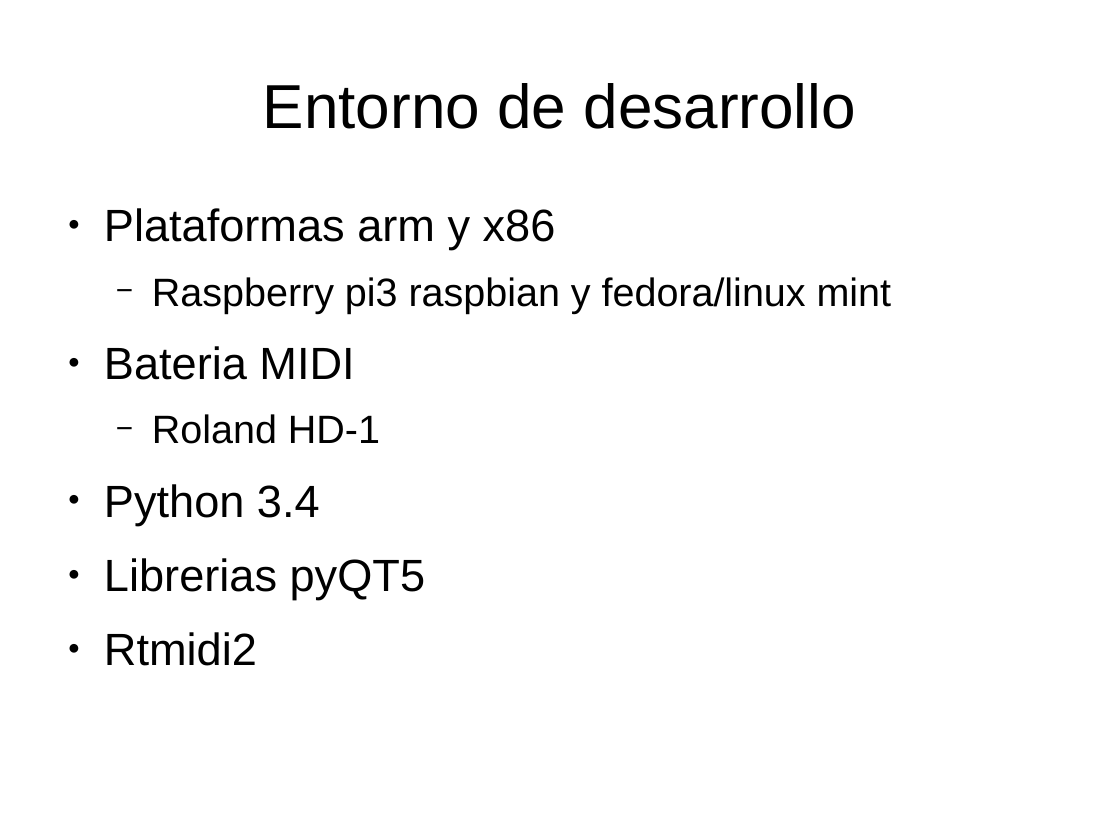
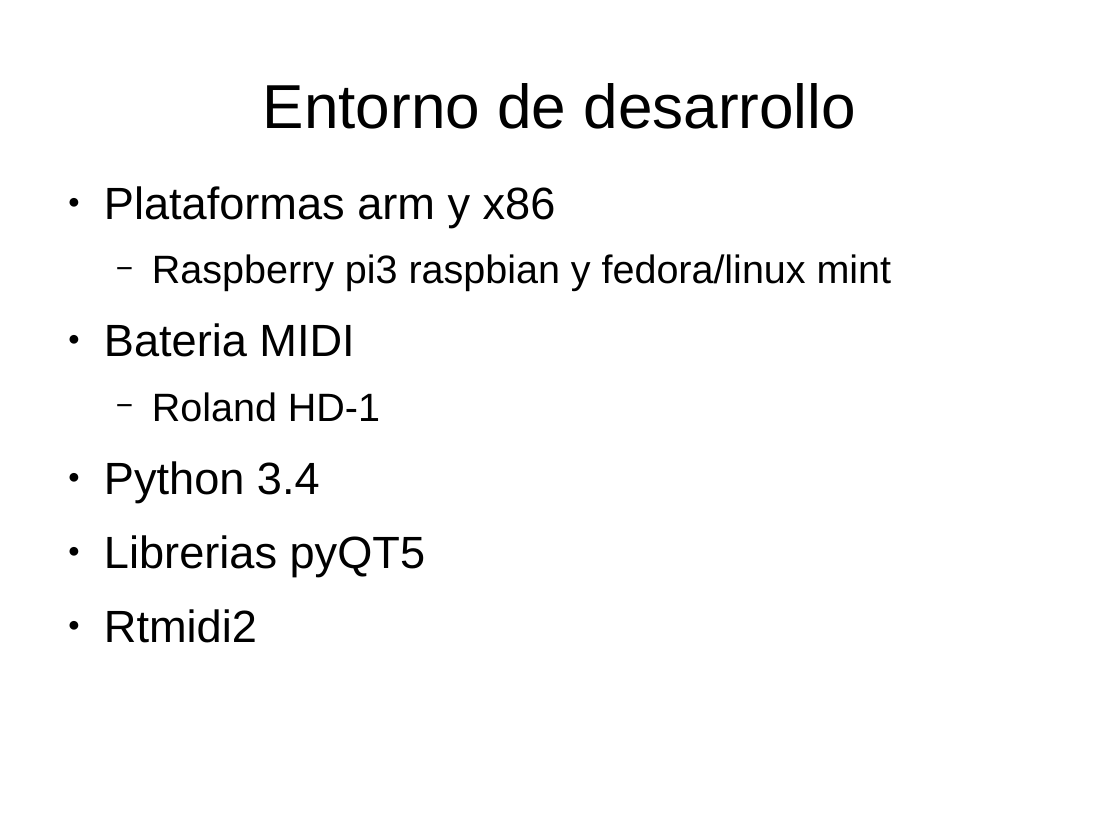
Before and after one commit to kapoira/pyDTX, a slide deck: slide 7 of Documentacion_proyecto/Presentacion pydtx.odp. Drawn at 1120x840 pixels with LibreOffice and Linux fonts; fonts in the diff are those of the drawing. Boxes give left, top, right and bottom in pixels: in the first picture for what was removed or moved away, otherwise in the second. Text is boxed around its words. In the diff, an @@ line names an element or a change of style, - is before the commit and + after.

```diff
--- a/Documentacion_proyecto/Presentacion pydtx.odp
+++ b/Documentacion_proyecto/Presentacion pydtx.odp
@@ text "Plataformas arm y x86" at [104, 186, 892, 643]: vertical alignment top to middle @@
```
Also in this commit, not shown: 1 other slide changed, 1 slide added.
